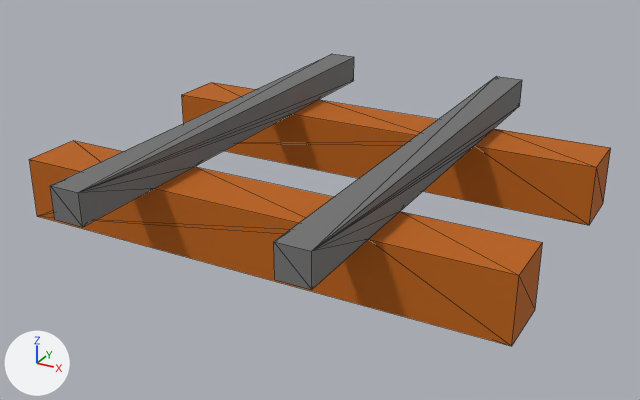
What one commit did to the FBX model Assets/Models/Rail.fbx.
Before and after are seen from a camera (50 mm lens) standing at (0.805, -1.484, 0.762) and looking at (0.004, -0.028, 0.034). The axes (+X, +Y, +Z) are drawn at lower left. The lights are the same throughout. Mesh edges are drawn as thin lines. Where no turn or scale is listed for an object, it has been applied to the vertices. Vertices at the same position are counted once.

Names of what the first picture shows: 'Rail:Mesh'.
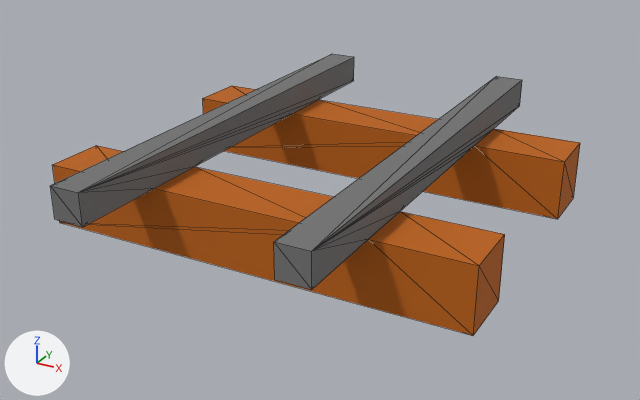
Where the change shows, as pixel boxes (x1, y1, x2, y2) in the pictures (640 x 400 px; the box of a moved part takes in the faces that stretch with it):
'Rail:Mesh', reshaped (9% narrower)
    before: (29, 54, 611, 346)
    after: (50, 54, 580, 336)
part 1 of me_mesh, moved or reshaped
    before: (29, 141, 543, 346)
    after: (53, 146, 505, 336)
part 2 of me_mesh, moved or reshaped
    before: (182, 82, 611, 225)
    after: (203, 86, 580, 219)

The change in detail:
me_mesh has 48 vertices, 96 faces and spans x -0.501..0.501, y -0.501..0.501, z 0.0..0.188.
me_mesh is used by ob_rail_mesh; location (0.0, 0.0, 0.0).
Before the commit, vertices of me_mesh: 0 (-0.501, -0.313, 0.0) at pixel (37, 216), 1 (-0.501, -0.188, 0.0), 4 (-0.501, -0.313, 0.125) at pixel (29, 159), 5 (-0.501, -0.188, 0.125) at pixel (73, 140), 40 (0.501, -0.313, 0.0) at pixel (511, 346).
Before the commit, vertices of me_mesh: 41 (0.501, -0.188, 0.0) at pixel (535, 309), 44 (0.501, -0.313, 0.125) at pixel (519, 275), 45 (0.501, -0.188, 0.125) at pixel (542, 242).
Before the commit, vertices of me_mesh: 2 (-0.501, 0.188, 0.0), 3 (-0.501, 0.313, 0.0), 6 (-0.501, 0.188, 0.125) at pixel (181, 94), 7 (-0.501, 0.313, 0.125) at pixel (211, 82), 42 (0.501, 0.188, 0.0) at pixel (589, 225).
Before the commit, vertices of me_mesh: 43 (0.501, 0.313, 0.0) at pixel (603, 203), 46 (0.501, 0.188, 0.125) at pixel (596, 167), 47 (0.501, 0.313, 0.125) at pixel (610, 147).
Part 1, on me_mesh:
Vertices 40, 41, 44, 45 of me_mesh move by (-0.063, 0.0, 0.0).
Vertices 0, 1, 4, 5 of me_mesh move by (0.063, 0.0, 0.0).
Part 2, on me_mesh:
Vertices 42, 43, 46, 47 of me_mesh move by (-0.063, 0.0, 0.0).
Vertices 2, 3, 6, 7 of me_mesh move by (0.063, 0.0, 0.0).
